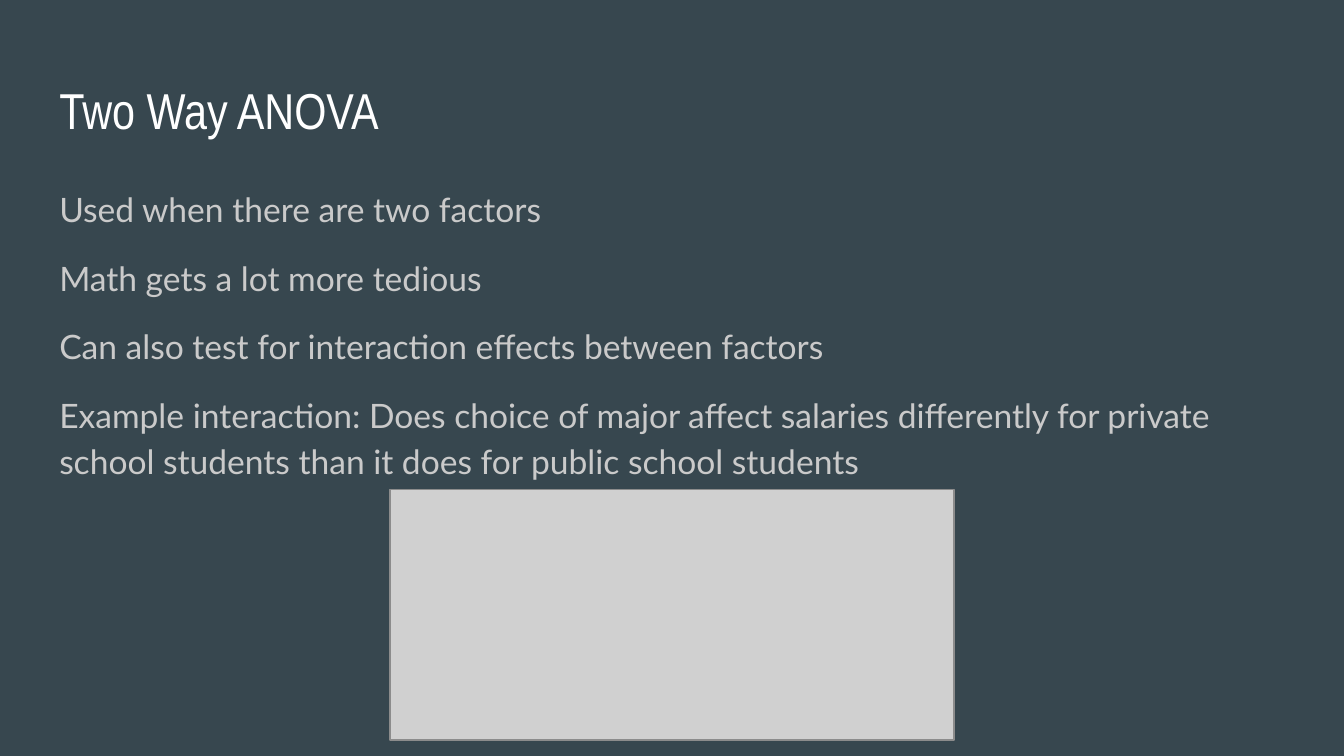
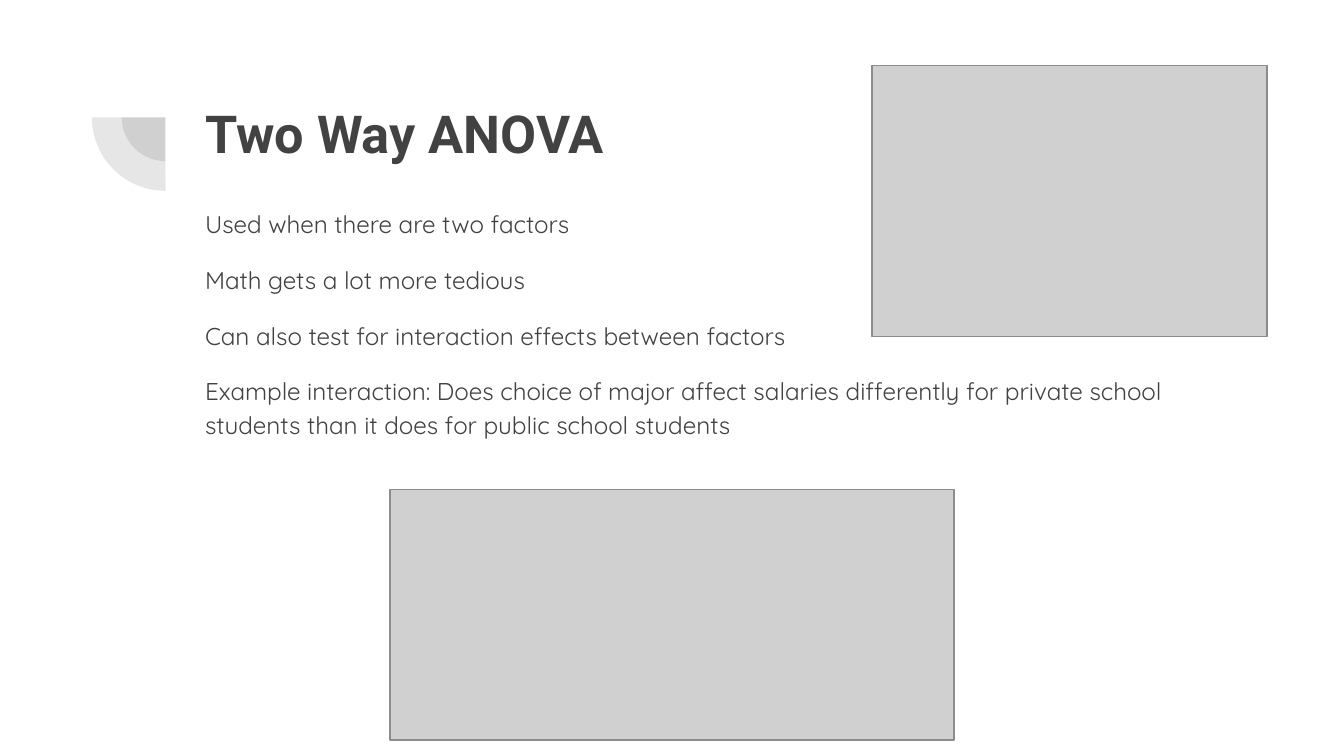
Before and after one commit to rjwrobel86/Python4Statistics, a slide deck: slide 18 of Stuff For Class/Slides/ANOVA.pptx (slide 14 before the commit). Drawn at 1344x756 pixels with LibreOffice and Linux fonts; fonts in the diff are those of the drawing; grey boxes stand for pictures. Boxes give left, top, right and bottom in pixels: in the first picture for what was removed or moved away, otherwise in the second. Text is boxed around its words. In the diff, an @@ line names an element or a change of style, - is before the commit and + after.

```diff
--- a/Stuff For Class/Slides/ANOVA.pptx
+++ b/Stuff For Class/Slides/ANOVA.pptx
@@ background #37474F to #FFFFFF @@
@@ pie slice (boxed as its full ellipse) added at [91, 44, 238, 191], fill #424242 at 13% opacity @@
@@ pie slice (boxed as its full ellipse) added at [122, 74, 210, 161], fill #424242 at 13% opacity @@
@@ title "Two Way ANOVA": place and size @@
-title "Two Way ANOVA" at [59, 94, 379, 139]
+title "Two Way ANOVA" at [205, 115, 604, 164]
@@ title "Two Way ANOVA" at [205, 115, 604, 164]: size 27 to 28 pt, font Arial Narrow to Roboto, text colour #FFFFFF to #424242, bold on @@
@@ picture added at [872, 66, 1267, 337] @@
@@ text "Used when there are two ...": place and size @@
-text "Used when there are two ..." at [59, 197, 1209, 480]
+text "Used when there are two ..." at [205, 215, 1162, 439]
@@ text "Used when there are two ..." at [205, 215, 1162, 439]: size 18 to 13 pt, font Lato to Quicksand, text colour #CACACA to #424242 @@
```
Also in this commit, not shown: 10 other slides changed, 8 slides added, 4 slides removed, 25 other files.
